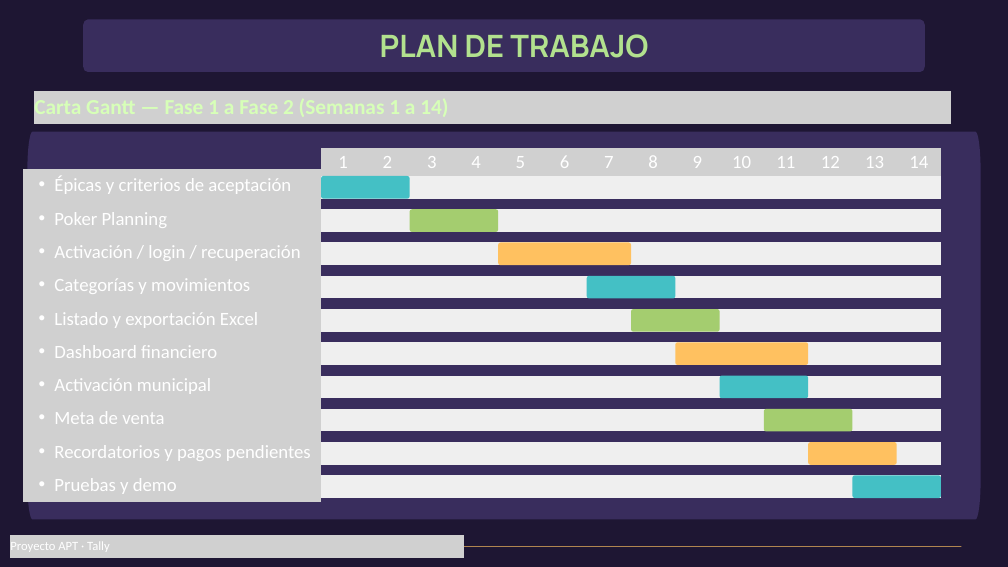
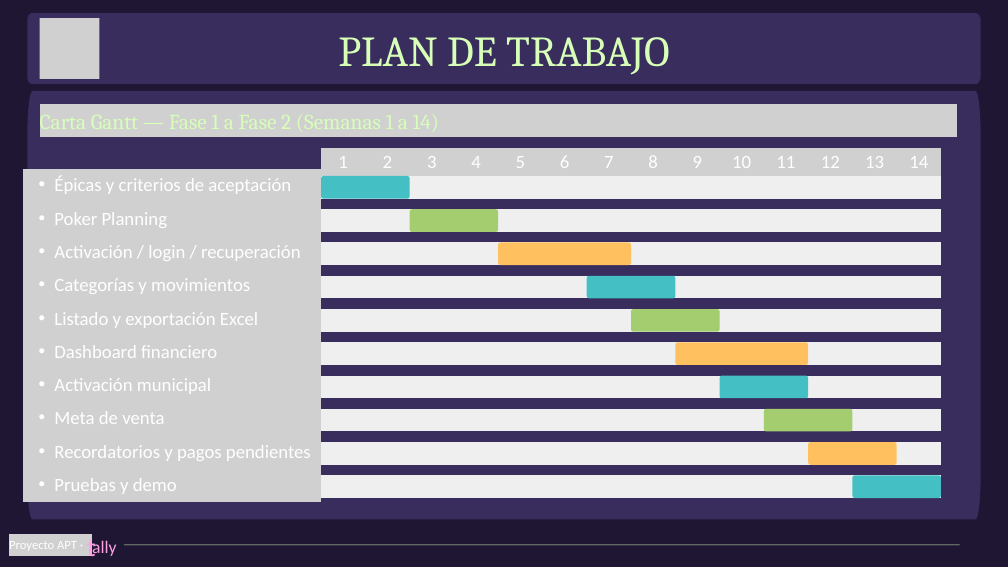
Before and after one commit to crcaniullan-commits/Tally, a slide deck: slide 9 of Docs/Tally.pptx. Drawn at 1008x567 pixels with LibreOffice and Linux fonts; fonts in the diff are those of the drawing; grey boxes stand for pictures. Boxes give left, top, right and bottom in pixels: in the first picture for what was removed or moved away, otherwise in the second. Text is boxed around its words. In the diff, an @@ line names an element or a change of style, - is before the commit and + after.

```diff
--- a/Docs/Tally.pptx
+++ b/Docs/Tally.pptx
@@ freeform shape: place and size @@
-freeform shape at <box>83,20,925,72</box>
+freeform shape at <box>27,13,980,84</box>
@@ picture added at <box>40,18,99,79</box> @@
@@ text "PLAN DE TRABAJO": place and size @@
-text "PLAN DE TRABAJO" at <box>380,34,648,58</box>
+text "PLAN DE TRABAJO" at <box>338,37,669,75</box>
@@ text "PLAN DE TRABAJO" at <box>338,37,669,75</box>: size 44 to 61 pt, font Manrope to Cambria, text colour #B2E18E to #D7FFB8, bold off; line spacing 61.6pt to 85.4pt @@
@@ freeform shape: place and size @@
-freeform shape at <box>27,132,980,519</box>
+freeform shape at <box>27,91,980,520</box>
@@ picture: place and size @@
-picture at <box>34,91,952,124</box>
+picture at <box>40,104,957,137</box>
@@ picture: place and size @@
-picture at <box>11,535,464,558</box>
+picture at <box>9,534,92,556</box>
@@ text added at <box>87,534,96,562</box>, 37.8 pt, text #FFA2E3 @@
+t
@@ text at <box>9,541,77,549</box>: text changed @@
-Proyecto APT · Tally
+Proyecto APT ·
@@ text added at <box>92,540,116,556</box>, 25.2 pt, text #FFA2E3 @@
+ally
@@ line (124, 545) - (960, 545): stroke #FFC160 0.75 pt to #D7FFB8 0.75 pt @@
```
Also in this commit, not shown: 8 other slides changed, 2 slides added, 2 slides removed, 1 other file.
